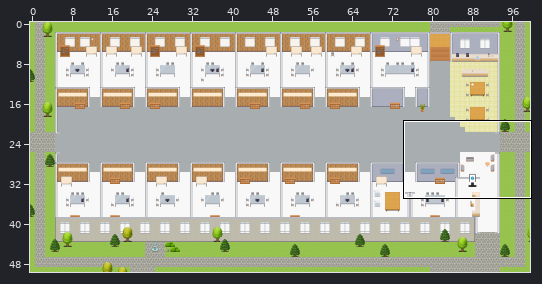
An edit to a level. Tiled map (JSON), maps/Enterprise-Data-Analytics-Platform.tmj. Above, an overview of the earlier version with the close-up marked.
Close-up. Old version:
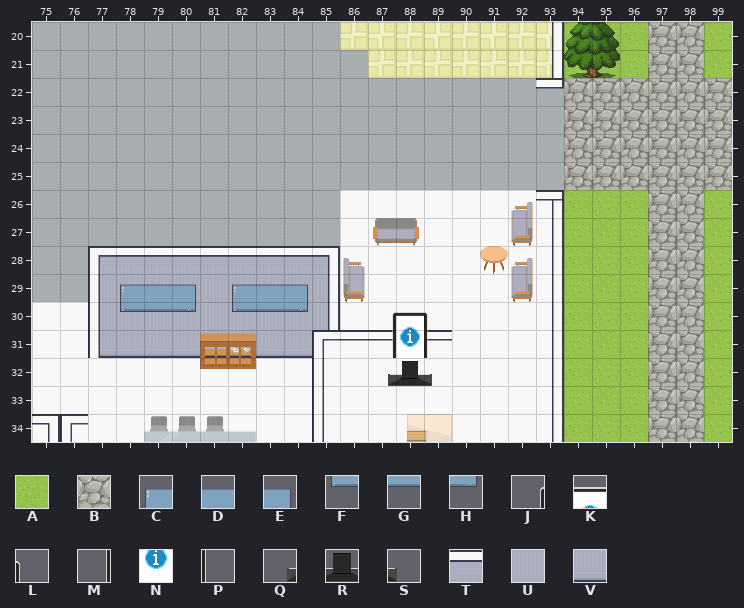
Cells are 32x32 px. Shown: x 75..99, y 20..34. The commit also changed other parts of the map, which this record leaves out.
Key: from "Exterior": A 629, B 638; from "Misc": C 40, D 41, E 42, F 50, G 51, H 52; from "User_Zones": J 23, K 24, L 25, M 36, N 37, P 38, Q 143, R 144, S 145; from "room2": T 290, U 294, V 307.
_ is an empty cell, # one hidden under a higher layer.
Layers that did not change in this view are not listed.
Layer "outside" before, first column x 75:
20 ###################AAABBA
21 ###################AAABBA
22 ###################BBBBBB
23 ###################BBBBBB
24 ###################BBBBBB
25 ###################BBBBBB
26 ###################AAABBA
27 ###################AAABBA
28 ###################AAABBA
29 ###################AAABBA
30 ###################AAABBA
31 ###################AAABBA
32 ###################AAABBA
33 ###################AAABBA
34 ###################AAABBA
Layer "back wall" before, first column x 75:
20 _________________________
21 _________________________
22 _________________________
23 _________________________
24 _________________________
25 _________________________
26 _________________________
27 _________________________
28 __TTTTTTTTT______________
29 __UUUUUUUUU______________
30 __UUUUUUUUU______________
31 __VVVVVVVV_______________
32 _________________________
33 _________________________
34 _________________________
Layer "tech" before, first column x 75:
20 _________________________
21 _________________________
22 _________________________
23 _________________________
24 _________________________
25 _________________________
26 _________________________
27 _________________________
28 _________________________
29 ___CDE_CDE_______________
30 ___FGH_FGH_______________
31 _________________________
32 _________________________
33 _________________________
34 _________________________
Layer "zones" before, first column x 75:
20 _________________________
21 _________________________
22 _________________________
23 _________________________
24 _________________________
25 _________________________
26 _________________________
27 _________________________
28 _________________________
29 _________________________
30 ____________JKL__________
31 ____________MNP__________
32 ____________QRS__________
33 _________________________
34 _________________________
And afterwards:
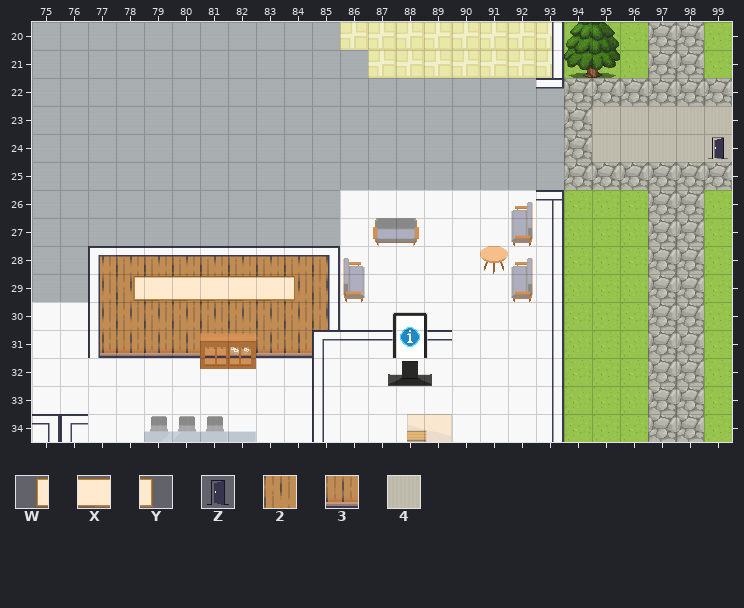
Further tiles: from "Decoration": W 49, X 50, Y 51; from "User_Zones": Z 65; from "room2": 2 192, 3 205, 4 328.
Changes in this commit:
Layer "outside":
y 23..24: x 95..99 BBBBB -> 44444
Layer "back wall":
y 28: x 77..85 TTTTTTTTT -> 222222222
y 29..30: x 77..85 UUUUUUUUU -> 222222222
y 31: x 77..84 VVVVVVVV -> 33333333
Layer "tech":
y 29: x 78..84 CDE_CDE -> WXXXXXY
y 30: x 78..80 FGH -> ___; x 82..84 FGH -> ___
Layer "zones":
y 24: x 99 _ -> Z
